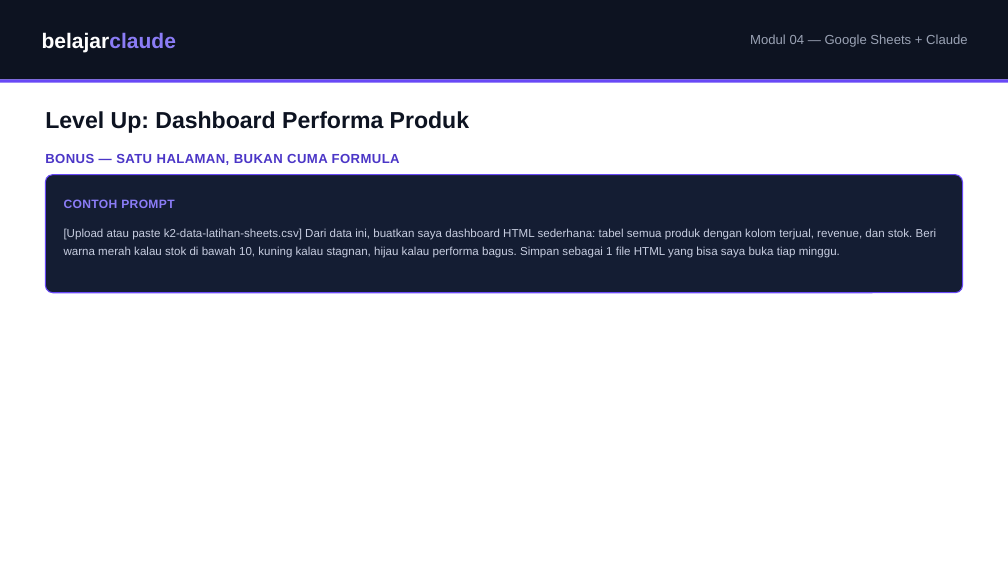
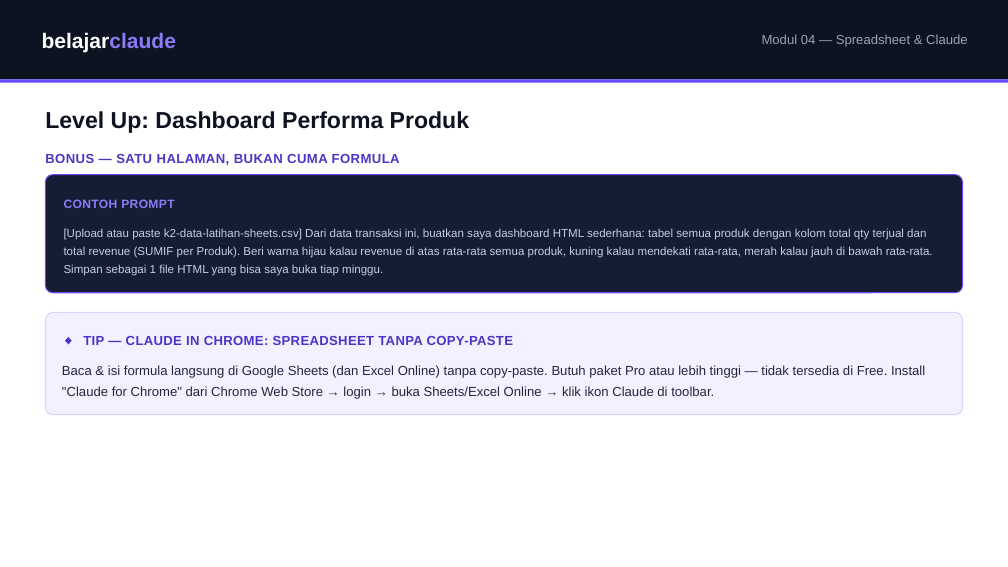
Before and after one commit to juliautomo/belajar-claude, a slide deck: slide 7 of K2-Produktivitas/M04-Google-Sheets/K2-M04-Google-Sheets.pptx. Drawn at 1008x567 pixels with LibreOffice and Linux fonts; fonts in the diff are those of the drawing. Boxes give left, top, right and bottom in pixels: in the first picture for what was removed or moved away, otherwise in the second. Text is boxed around its words. In the diff, an @@ line names an element or a change of style, - is before the commit and + after.

Commit message:
K2 M4: rename module to Spreadsheet & Claude, add Excel intro, restructure CSV to transactional data (~180 rows), generic Alur Prompt with new Excel-file-output step, remove 100% Gratis labels, add workflow automation title, move Claude in Chrome tip to bottom, label Apps Script as Sheets-specific with VBA pointer

```diff
--- a/K2-Produktivitas/M04-Google-Sheets/K2-M04-Google-Sheets.pptx
+++ b/K2-Produktivitas/M04-Google-Sheets/K2-M04-Google-Sheets.pptx
@@ text at [762,34,968,47]: text changed @@
-Modul 04 — Google Sheets + Claude
+Modul 04 — Spreadsheet & Claude
@@ text at [64,228,933,276]: text changed @@
-[Upload atau paste k2-data-latihan-sheets.csv] Dari data ini, buatkan saya dashboard HTML sederhana: tabel semua produk dengan kolom terjual, revenue, dan stok. Beri warna merah kalau stok di bawah 10, kuning kalau stagnan, hijau kalau performa bagus. Simpan sebagai 1 file HTML yang bisa saya buka tiap minggu.
+[Upload atau paste k2-data-latihan-sheets.csv] Dari data transaksi ini, buatkan saya dashboard HTML sederhana: tabel semua produk dengan kolom total qty terjual dan total revenue (SUMIF per Produk). Beri warna hijau kalau revenue di atas rata-rata semua produk, kuning kalau mendekati rata-rata, merah kalau jauh di bawah rata-rata. Simpan sebagai 1 file HTML yang bisa saya buka tiap minggu.
@@ rounded rectangle added at [45,312,963,414], fill #F3F0FF, outline #DCD3FB 1 pt @@
@@ text added at [83,336,513,345], 12.5 pt, text #4B36C7, bold @@
+◆ TIP — CLAUDE IN CHROME: SPREADSHEET TANPA COPY-PASTE
@@ text added at [62,365,925,399], 12.5 pt, text #23283A @@
+Baca & isi formula langsung di Google Sheets (dan Excel Online) tanpa copy-paste. Butuh paket Pro atau lebih tinggi — tidak tersedia di Free. Install "Claude for Chrome" dari Chrome Web Store → login → buka Sheets/Excel Online → klik ikon Claude di toolbar.
```
Also in this commit, not shown: 6 other slides changed, 2 other files.
